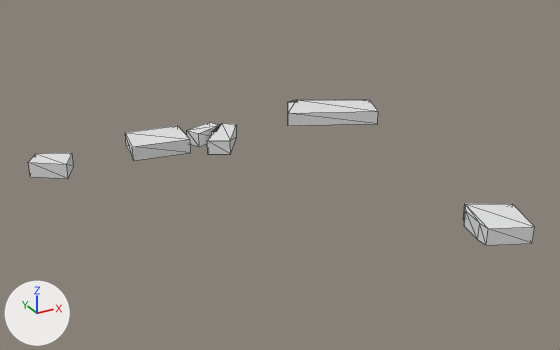
The glTF model output/glb/tile_885.glb as it was, and as the next commit left it.
One viewpoint serves both versions: a 50 mm camera at (-199.0, -391.0, 202.0) aimed at (13.0, -7.0, 10.0). The lights are fixed; the arrows at lower left show +X, +Y and +Z. The first picture is the older version. Mesh edges are drawn as thin lines.
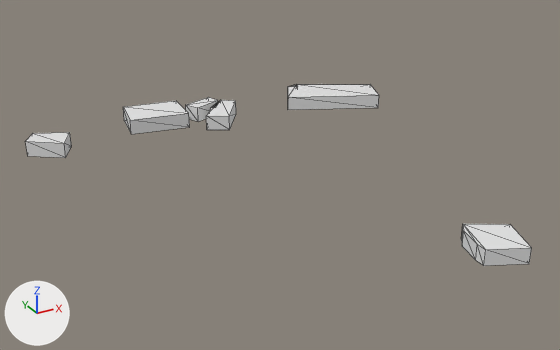
Pixel boxes [x1, y1, x2, y2] of what changed, in the pictures (560 x 350 px; the box of a moved part takes in the faces that stretch with it):
'Mesh_0', reshaped (25% taller)
    before: [28, 100, 535, 245]
    after: [25, 84, 532, 266]
part 1 of me_mesh_0, moved or reshaped
    before: [463, 204, 535, 245]
    after: [461, 224, 532, 266]
part 2 of me_mesh_0, moved or reshaped
    before: [288, 100, 378, 126]
    after: [288, 84, 379, 110]
part 3 of me_mesh_0, moved or reshaped
    before: [125, 126, 191, 160]
    after: [123, 101, 190, 134]
part 4 of me_mesh_0, moved or reshaped
    before: [187, 122, 219, 147]
    after: [186, 97, 218, 121]
part 5 of me_mesh_0, moved or reshaped
    before: [207, 123, 237, 154]
    after: [206, 100, 236, 130]
part 6 of me_mesh_0, moved or reshaped
    before: [28, 153, 74, 179]
    after: [25, 132, 72, 158]

Edits to the bpy script that builds the scene:
```text
Change me_mesh_0:
    used by ob_mesh_0; location = (0.0, 0.0, 0.0)
    remove me_mesh_0.from_pydata(...)  # 60 vertices, 78 faces; spans x -119.0..146.0, y -133.0..116.0, z 0.0..10.0
    add me_mesh_0.from_pydata(...)  # 60 vertices, 78 faces; spans x -119.0..146.0, y -133.0..116.0, z -13.0..29.0
    me_mesh_0 part 1: the loose piece of 12 vertices spanning x 76.0..108.0, y -133.0..-93.0, z 0.0..10.0 is moved by (0.0, 0.0, -13.0)
    me_mesh_0 part 2: the loose piece of 12 vertices spanning x 73.0..146.0, y 63.0..116.0, z 0.0..10.0 is moved by (0.0, 0.0, 13.0)
    me_mesh_0 part 3: the loose piece of 8 vertices spanning x -51.0..-9.0, y 76.0..110.0, z 0.0..10.0 is moved by (0.0, 0.0, 19.0)
    me_mesh_0 part 4: the loose piece of 8 vertices spanning x -7.0..17.0, y 84.0..102.0, z 0.0..10.0 is moved by (0.0, 0.0, 19.0)
    me_mesh_0 part 5: the loose piece of 12 vertices spanning x -3.0..29.0, y 60.0..95.0, z 0.0..10.0 is moved by (0.0, 0.0, 18.0)
    me_mesh_0 part 6: the loose piece of 8 vertices spanning x -119.0..-90.0, y 73.0..101.0, z 0.0..10.0 is moved by (0.0, 0.0, 14.0)
```
